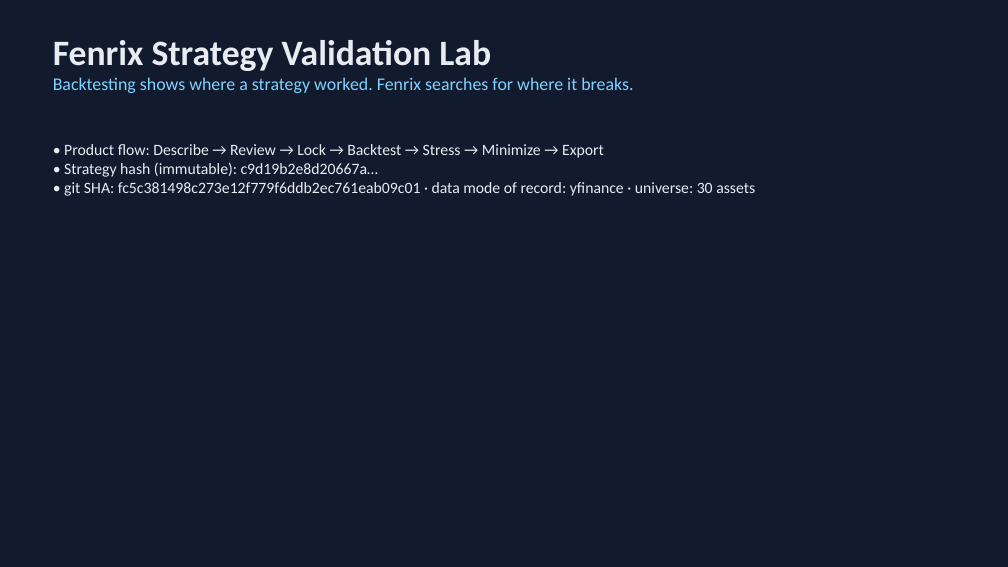
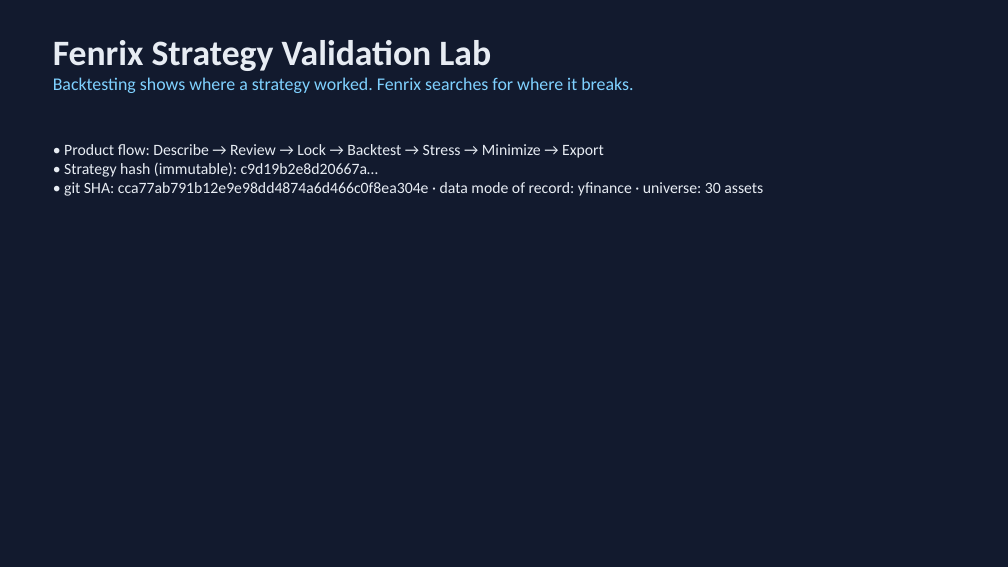
Before and after one commit to Scott-Switzer/market-fuzzer, a slide deck: slide 1 of app/static/pitch-deck/fenrix_deck.pptx. Drawn at 1008x567 pixels with LibreOffice and Linux fonts; fonts in the diff are those of the drawing. Boxes give left, top, right and bottom in pixels: in the first picture for what was removed or moved away, otherwise in the second. Text is boxed around its words. In the diff, an @@ line names an element or a change of style, - is before the commit and + after.

Commit message:
chore(fenrix-submission): regenerate deck at HEAD cca77ab (yfinance run-of-record)

```diff
--- a/app/static/pitch-deck/fenrix_deck.pptx
+++ b/app/static/pitch-deck/fenrix_deck.pptx
@@ text at (64,182,763,196): text changed @@
-• git SHA: fc5c381498c273e12f779f6ddb2ec761eab09c01 · data mode of record: yfinance · universe: 30 assets
+• git SHA: cca77ab791b12e9e98dd4874a6d466c0f8ea304e · data mode of record: yfinance · universe: 30 assets
```
Also in this commit, not shown: 3 other slides changed, 2 other files.
